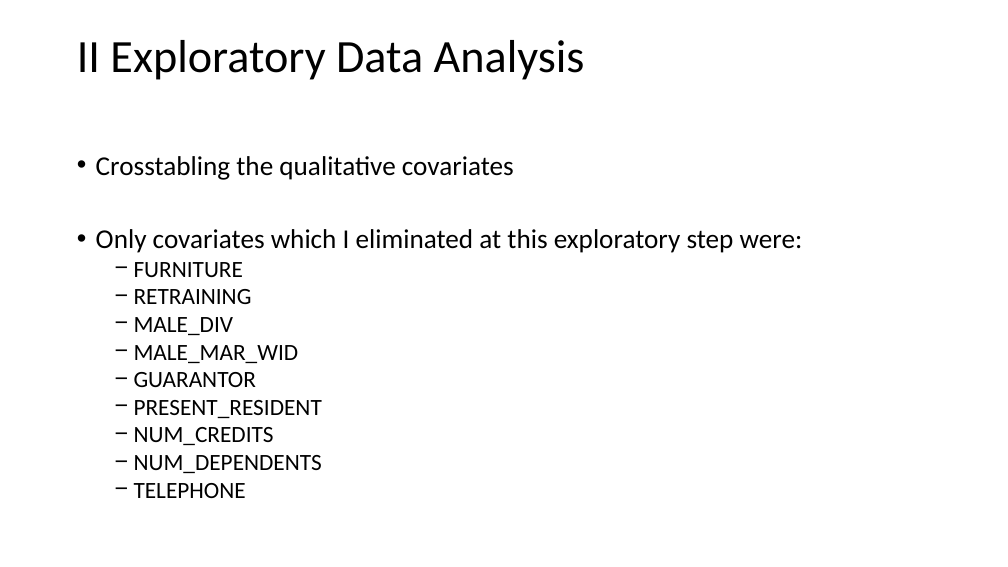
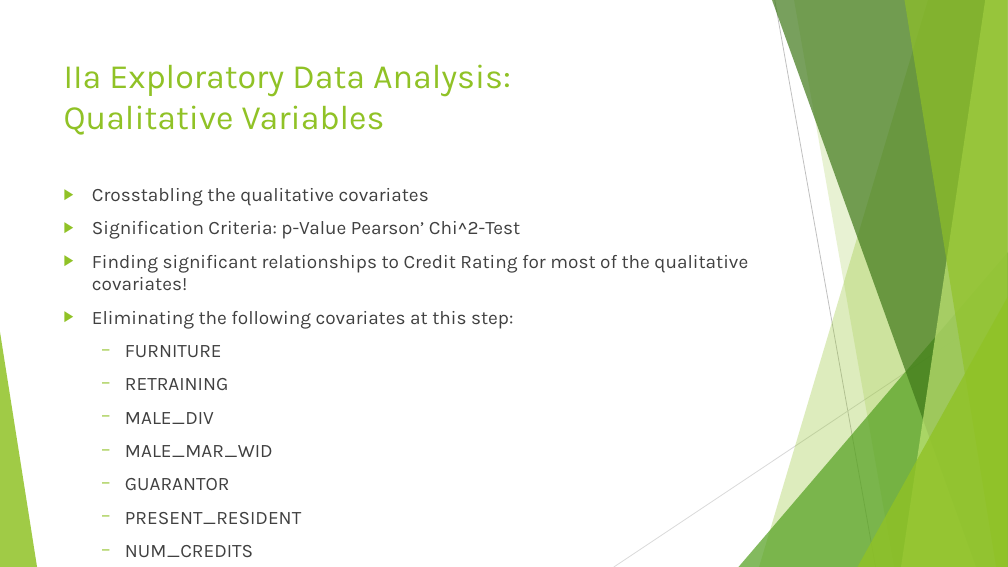
Before and after one commit to RafiKueng/Spoe_Kreditrisiko, a slide deck: slide 4 of Praesentation/Presentation.pptx (slide 5 before the commit). Drawn at 1008x567 pixels with LibreOffice and Linux fonts; fonts in the diff are those of the drawing. Boxes give left, top, right and bottom in pixels: in the first picture for what was removed or moved away, otherwise in the second. Text is boxed around its words. In the diff, an @@ line names an element or a change of style, - is before the commit and + after.

```diff
--- a/Praesentation/Presentation.pptx
+++ b/Praesentation/Presentation.pptx
@@ title "IIa Exploratory Data Analysis: Qualitative ..." at [64,64,511,135]: vertical alignment middle to top @@
@@ title at [64,64,511,135]: text changed; size 44 to 32.4 pt; font Calibri to Karla; text colour #000000 to #90C226 @@
-II Exploratory Data Analysis
+IIa Exploratory Data Analysis:
+Qualitative Variables
@@ text "Crosstabling the qualitative covariates": place and size @@
-text "Crosstabling the qualitative covariates" at [96,156,803,498]
+text "Crosstabling the qualitative covariates" at [92,188,748,557]
@@ text at [92,188,429,557]: size 25.9 to 18.1 pt in "Crosstabling the qualitative covariates"; font Calibri to Karla, text colour #000000 to #404040 in "Crosstabling the qualitative covariates", "FURNITURE", "RETRAINING", "MALE_DIV" and 6 more places; size 22.2 to 18.1 pt in "FURNITURE", "RETRAINING", "MALE_DIV", "MALE_MAR_WID" and 5 more places; bullet • to ▶; line spacing 0.8 to 1; indent changed; more space between paragraphs @@
@@ text at [92,221,748,329]: text changed; size 25.9 to 18.1 pt; font Calibri to Karla; text colour #000000 to #404040 @@
-• Only covariates which I eliminated at this exploratory step were:
+▶ Signification Criteria: p-Value Pearson’ Chi^2-Test
+▶ Finding significant relationships to Credit Rating for most of the qualitative covariates!
+▶ Eliminating the following covariates at this step:
@@ group added at [0,0,1008,567]: 5 freeform shapes, 3 triangles, 2 lines @@
```
Also in this commit, not shown: 13 other slides changed, 5 slides added.
